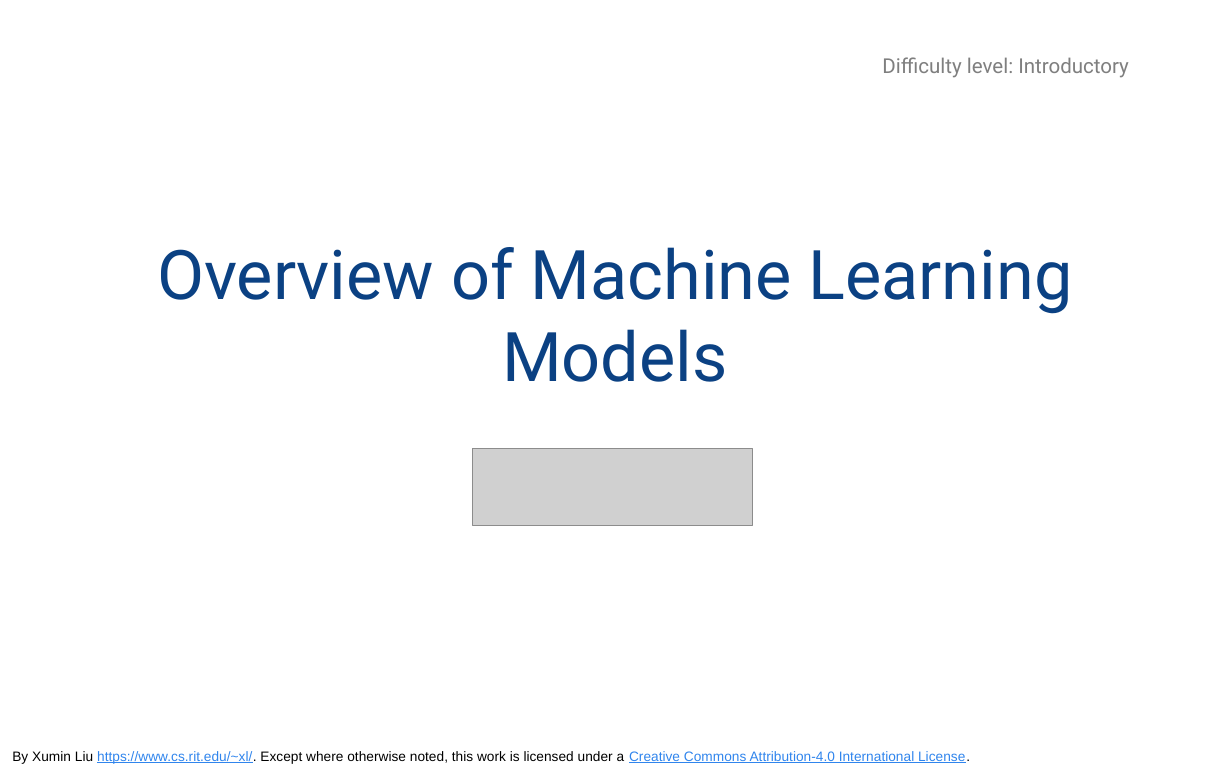
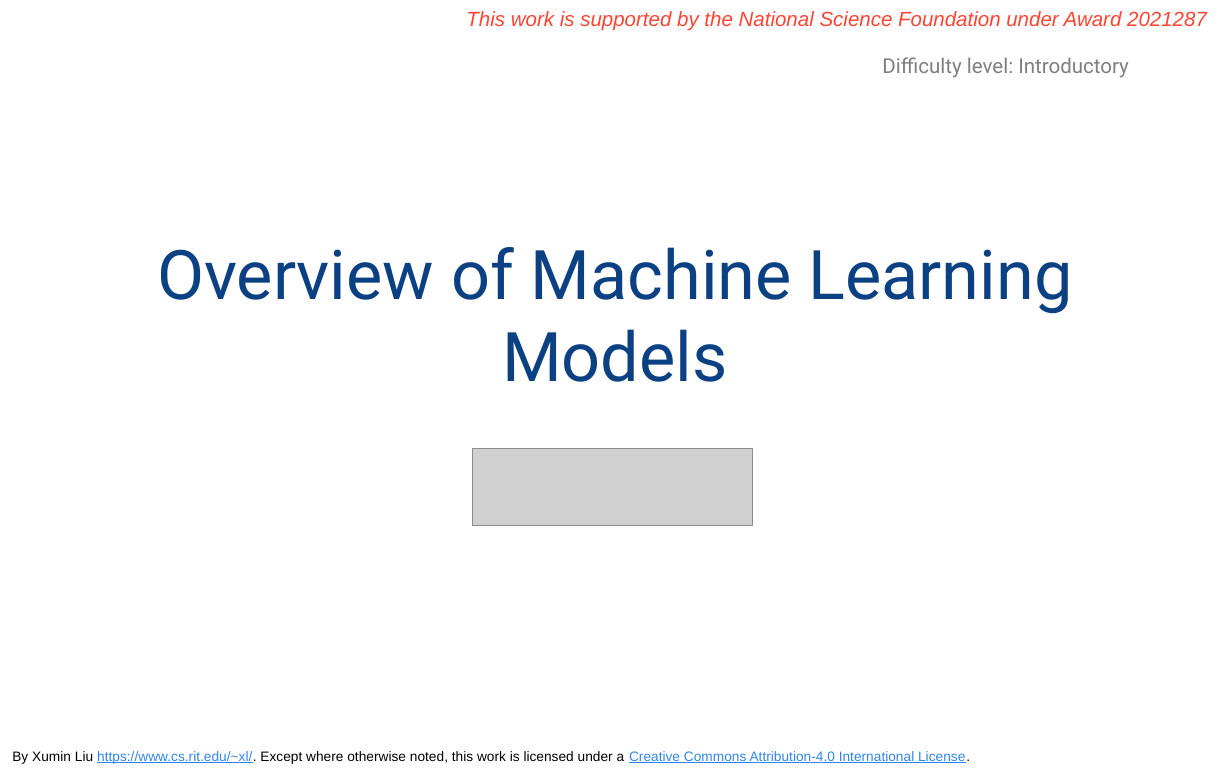
Before and after one commit to odpi/OpenDS4All, a slide deck: slide 1 of opends4all-resources/opends4all-machine-learning/OVERVIEW-MACHINE-LEARNING-Models-intro.pptx. Drawn at 1232x770 pixels with LibreOffice and Linux fonts; fonts in the diff are those of the drawing; grey boxes stand for pictures. Boxes give left, top, right and bottom in pixels: in the first picture for what was removed or moved away, otherwise in the second. Text is boxed around its words. In the diff, an @@ line names an element or a change of style, - is before the commit and + after.

Commit message:
Added more lectures on ML
Added 5 introductory lectures on ML (association rule, clustering, decision trees, liner regression and an introductory lecture).

```diff
--- a/opends4all-resources/opends4all-machine-learning/OVERVIEW-MACHINE-LEARNING-Models-intro.pptx
+++ b/opends4all-resources/opends4all-machine-learning/OVERVIEW-MACHINE-LEARNING-Models-intro.pptx
@@ text added at bbox=[466, 11, 1207, 31], 12 pt, text #FF4434, italic @@
+This work is supported by the National Science Foundation under Award 2021287
```
Also in this commit, not shown: 3 other files.
